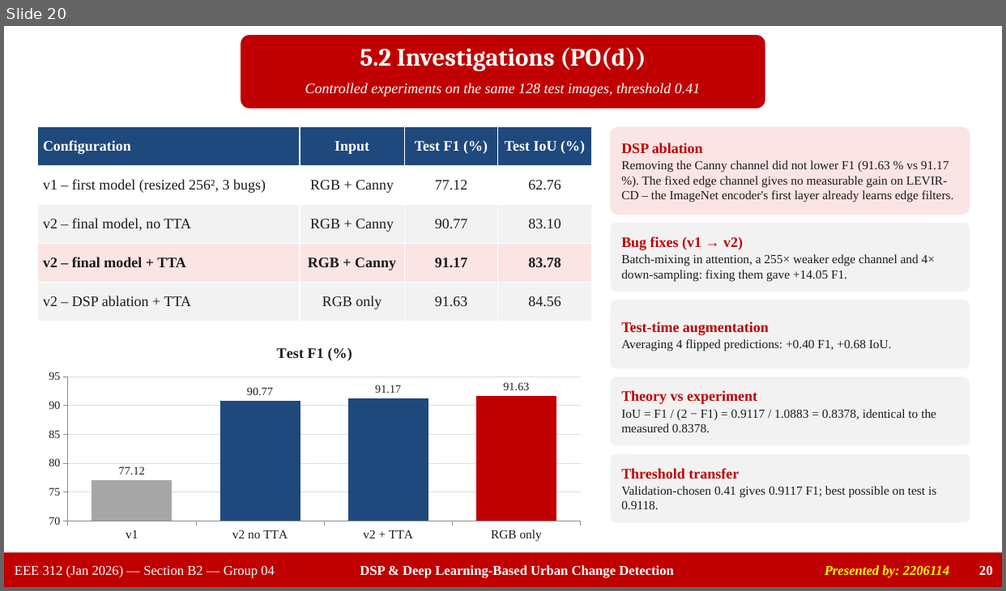
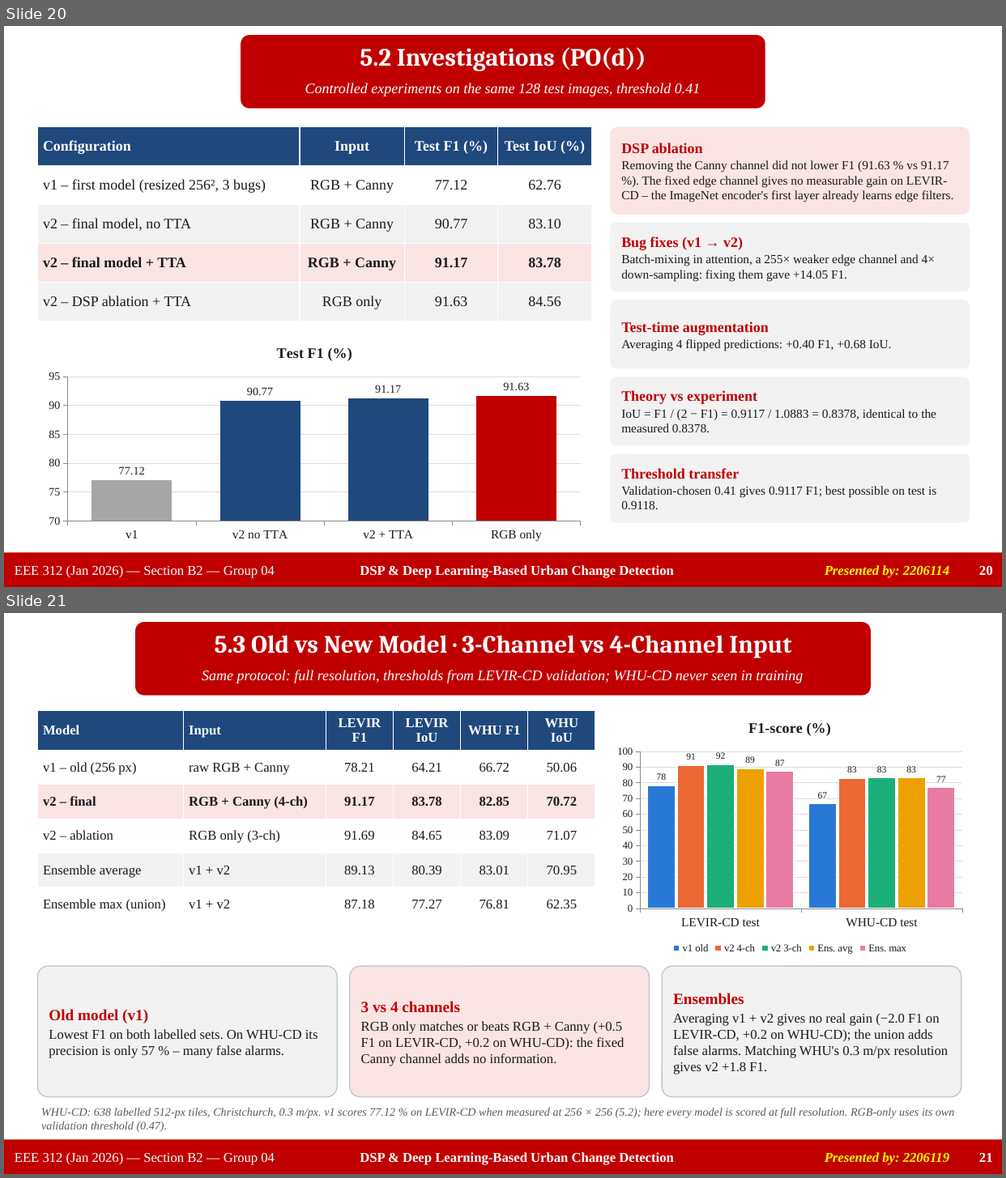
Before and after one commit to ahasanhabibkawsar/EEE-312-Group-04-Urban-change-detection-DSP-deep-learning-, a slide deck: presentation/Group04_EEE312_Final_Presentation.pptx. Shown one above the other, each under a label of ours: slide 20 before the commit, slides 20 and 21 after it. The pictures are 1006x591 and 1006x1178 pixels, drawn with LibreOffice and Linux fonts; fonts in the diff are those of the drawing. Boxes give left, top, right and bottom in pixels: in the first picture for what was removed or moved away, otherwise in the second. Text is boxed around its words. In the diff, an @@ line names an element or a change of style, - is before the commit and + after.

Commit message:
Add old model, ensembles and cross-dataset comparison; update GUI, report, slides, video script

```diff
--- a/presentation/Group04_EEE312_Final_Presentation.pptx
+++ b/presentation/Group04_EEE312_Final_Presentation.pptx
@@ slide 21 added at <box>4,613,1002,1174</box>, background #FFFFFF @@
@@ rounded rectangle added at <box>135,622,870,696</box>, fill #C00000 @@
@@ text added at <box>215,635,791,658</box>, 24 pt, text #FFFFFF, bold @@
+5.3 Old vs New Model · 3-Channel vs 4-Channel Input
@@ text added at <box>202,670,803,683</box>, 14 pt, text #FFFFFF, italic @@
+Same protocol: full resolution, thresholds from LEVIR-CD validation; WHU-CD never seen in training
@@ column chart added at <box>611,707,970,957</box> @@
+title "F1-score (%)"
+categories: LEVIR-CD test, WHU-CD test
+v1 old: 78, 67
+v2 4-ch: 91, 83
+v2 3-ch: 92, 83
+Ens. avg: 89, 83
+Ens. max: 87, 77
@@ table added at <box>38,710,595,916</box>, 6 rows, 6 columns @@
+Model | Input | LEVIR F1 | LEVIR IoU | WHU F1 | WHU IoU
+v1 – old (256 px) | raw RGB + Canny | 78.21 | 64.21 | 66.72 | 50.06
+v2 – final | RGB + Canny (4-ch) | 91.17 | 83.78 | 82.85 | 70.72
+v2 – ablation | RGB only (3-ch) | 91.69 | 84.65 | 83.09 | 71.07
+Ensemble average | v1 + v2 | 89.13 | 80.39 | 83.01 | 70.95
+Ensemble max (union) | v1 + v2 | 87.18 | 77.27 | 76.81 | 62.35
@@ rounded rectangle added at <box>38,966,337,1097</box>, fill #F2F2F2, outline #BFC5CC 1 pt @@
@@ rounded rectangle added at <box>350,966,650,1097</box>, fill #FBE4E4, outline #BFC5CC 1 pt @@
@@ rounded rectangle added at <box>662,966,961,1097</box>, fill #F2F2F2, outline #BFC5CC 1 pt @@
@@ text added at <box>361,1001,624,1067</box>, 13 pt, text #1A1A1A @@
+3 vs 4 channels
+RGB only matches or beats RGB + Canny (+0.5 F1 on LEVIR-CD, +0.2 on WHU-CD): the fixed Canny channel adds no information.
@@ text added at <box>673,993,948,1075</box>, 13 pt, text #1A1A1A @@
+Ensembles
+Averaging v1 + v2 gives no real gain (−2.0 F1 on LEVIR-CD, +0.2 on WHU-CD); the union adds false alarms. Matching WHU's 0.3 m/px resolution gives v2 +1.8 F1.
@@ text added at <box>49,1029,318,1059</box>, 13 pt, text #1A1A1A @@
+Old model (v1)
+Lowest F1 on both labelled sets. On WHU-CD its precision is only 57 % – many false alarms.
@@ text added at <box>41,1108,955,1132</box>, 11 pt, text #555B63, italic @@
+WHU-CD: 638 labelled 512-px tiles, Christchurch, 0.3 m/px. v1 scores 77.12 % on LEVIR-CD when measured at 256 × 256 (5.2); here every model is scored at full resolution. RGB-only uses its own validation threshold (0.47).
@@ rectangle added at <box>4,1140,1002,1174</box>, fill #C00000 @@
@@ text added at <box>15,1152,275,1165</box>, 13 pt, text #FFFFFF @@
+EEE 312 (Jan 2026) — Section B2 — Group 04
@@ text added at <box>360,1152,674,1165</box>, 13 pt, text #FFFFFF, bold @@
+DSP & Deep Learning-Based Urban Change Detection
@@ text added at <box>825,1152,949,1165</box>, 13 pt, text #FFFF00, bold, italic @@
+Presented by: 2206119
@@ page number added at <box>979,1153,993,1162</box>, 13 pt, text #FFFFFF, bold @@
+21
```
Also in this commit, not shown: 6 slides changed, 1 other slide added, 1 slide removed, 21 other files.
